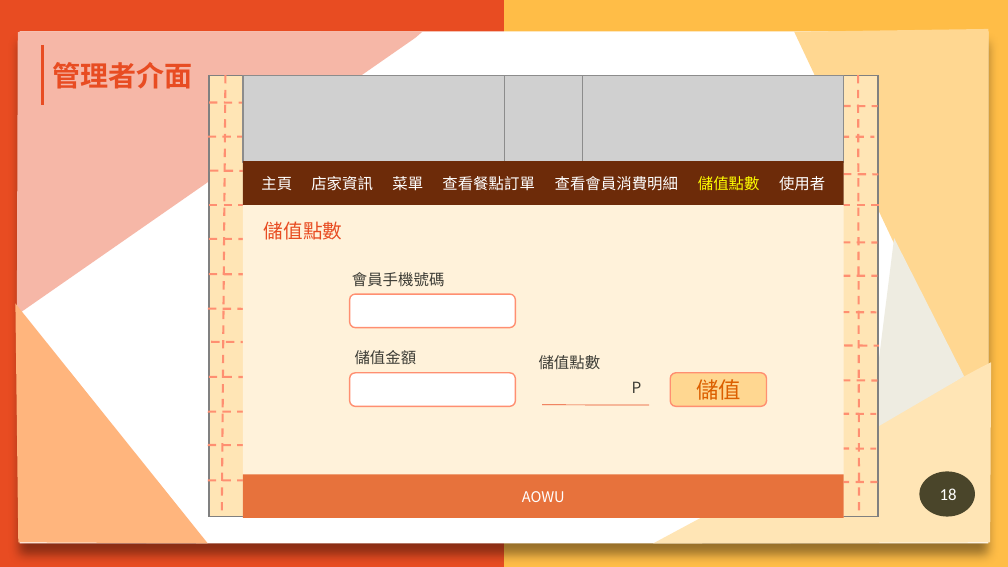
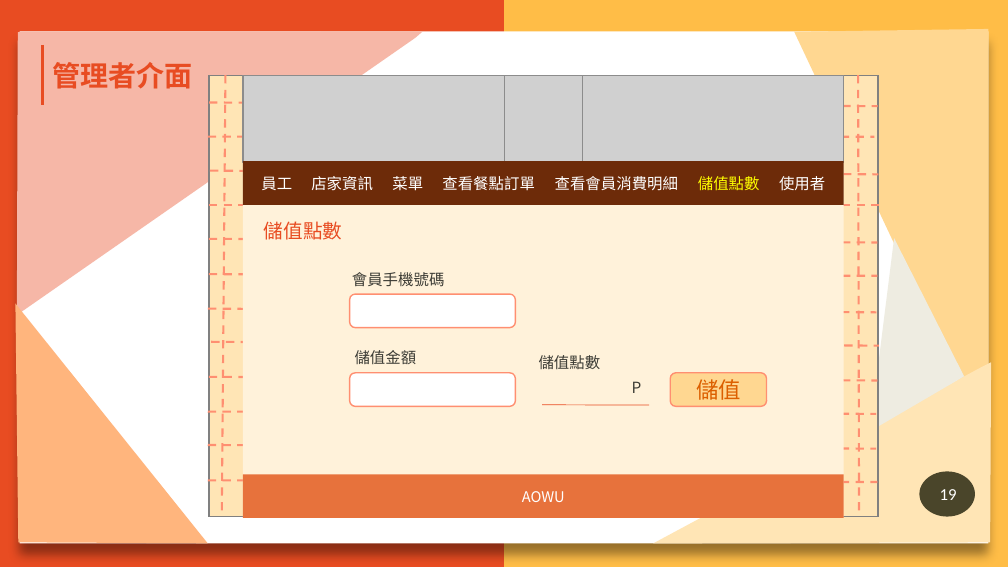
Before and after one commit to N1066442/board-game, a slide deck: slide 19 of 第109408組-AOWU桌遊GO-ppt.pptx (slide 18 before the commit). Drawn at 1008x567 pixels with LibreOffice and Linux fonts; fonts in the diff are those of the drawing; grey boxes stand for pictures; background and template pictures are left out. Boxes give left, top, right and bottom in pixels: in the first picture for what was removed or moved away, otherwise in the second. Text is boxed around its words. In the diff, an @@ line names an element or a change of style, - is before the commit and + after.

```diff
--- a/第109408組-AOWU桌遊GO-ppt.pptx
+++ b/第109408組-AOWU桌遊GO-ppt.pptx
@@ text at [261,176,292,190]: text changed @@
-主頁
+員工
@@ page number at [940,489,957,500]: text changed @@
-18
+19
```
Also in this commit, not shown: 12 other slides changed, 1 slide added.
